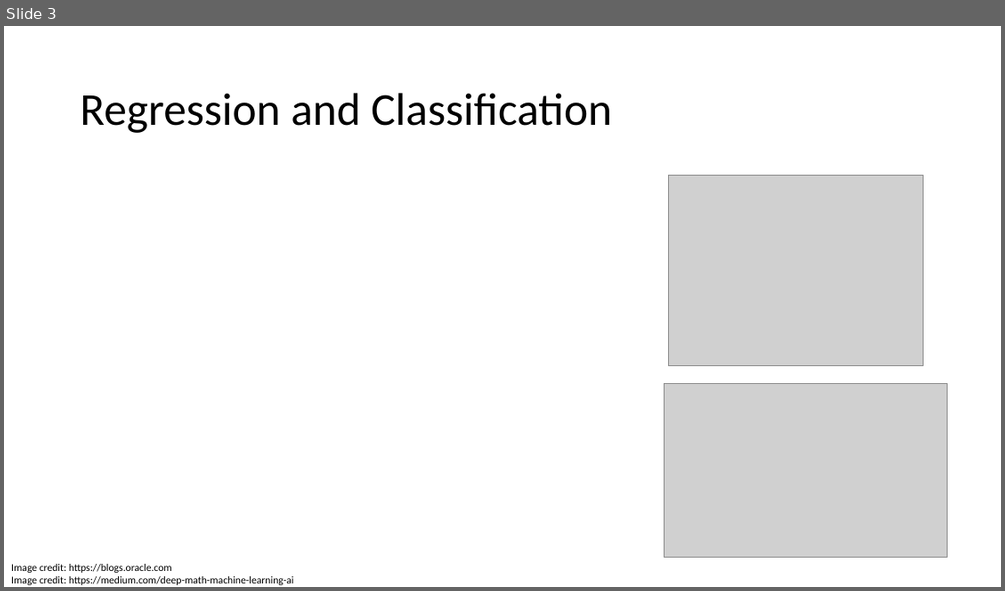
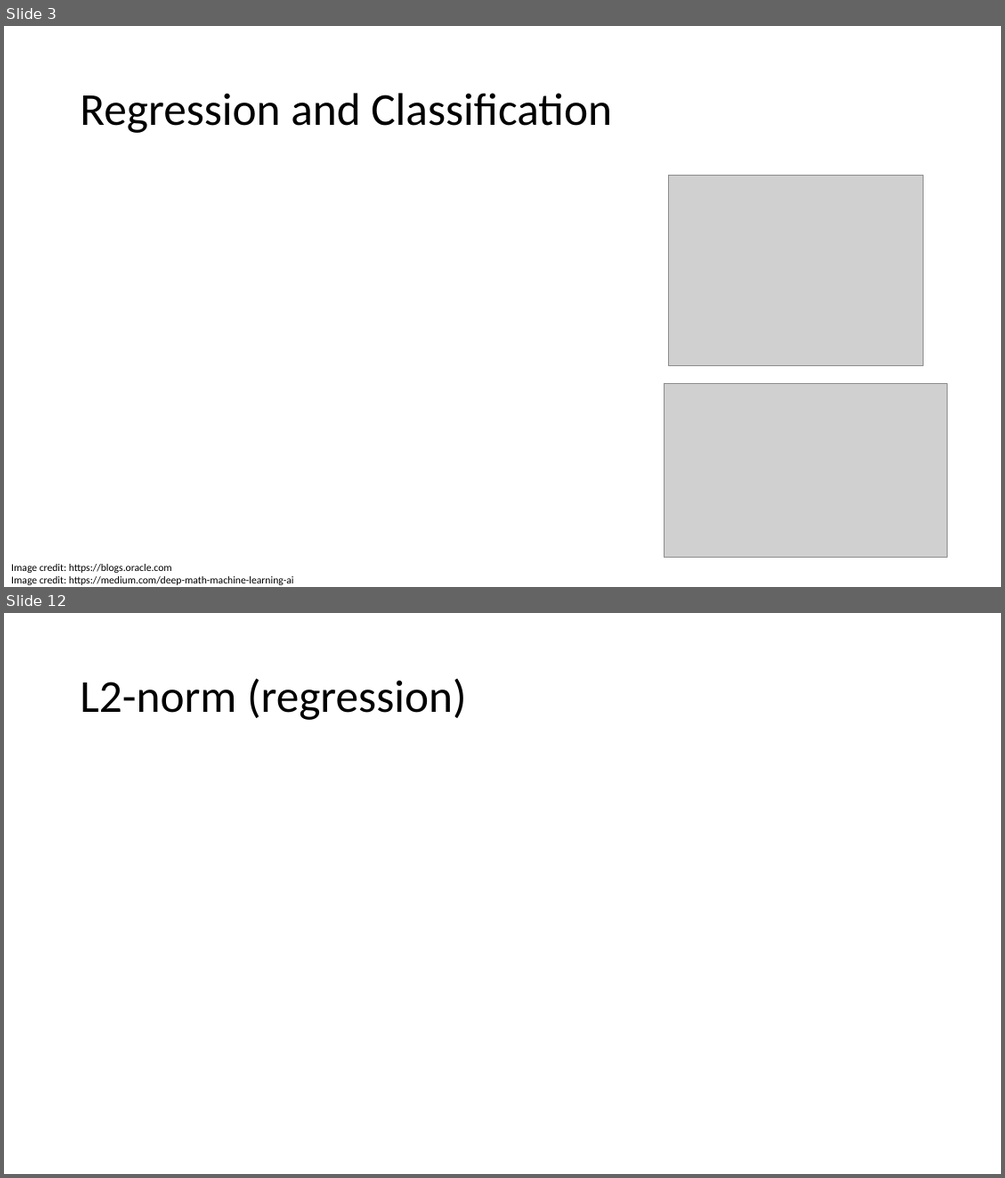
Before and after one commit to fborrasumh/intro, a slide deck: 3 - Model selection/Model selection.pptx. Shown one above the other, each under a label of ours: slide 3 before the commit, slides 3 and 12 after it; the slides between them are not shown. The pictures are 1005x591 and 1005x1178 pixels, drawn with LibreOffice and Linux fonts; fonts in the diff are those of the drawing; grey boxes stand for pictures. Boxes give left, top, right and bottom in pixels: in the first picture for what was removed or moved away, otherwise in the second. Text is boxed around its words. In the diff, an @@ line names an element or a change of style, - is before the commit and + after.

```diff
--- a/3 - Model selection/Model selection.pptx
+++ b/3 - Model selection/Model selection.pptx
@@ slide 12 added at box(4, 613, 1001, 1174), background #FFFFFF @@
@@ title added at box(80, 678, 467, 720), 44 pt, text #000000 @@
+L2-norm (regression)
```
Also in this commit, not shown: 1 slide changed, 17 other slides added, 8 slides removed.
